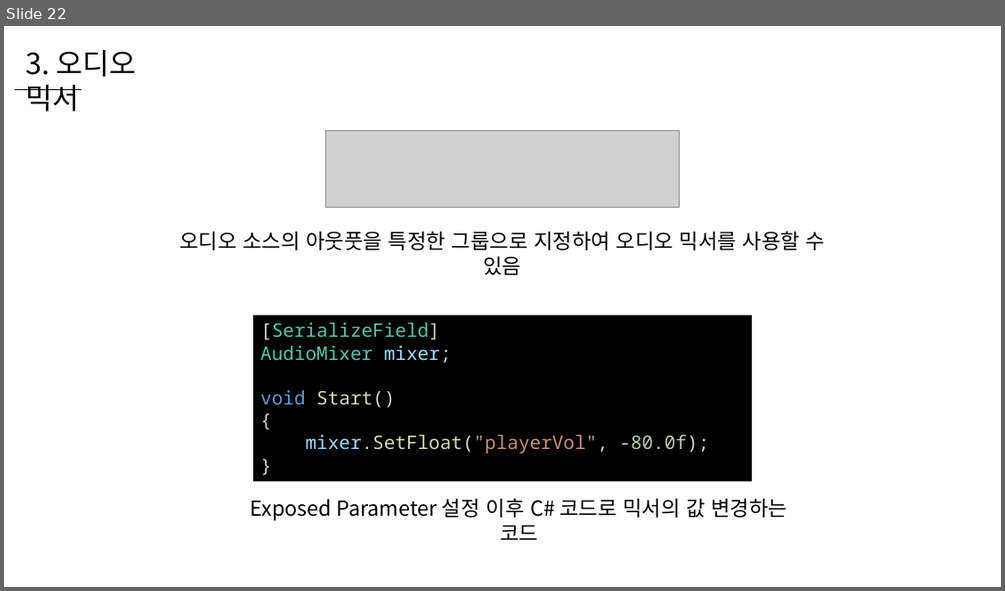
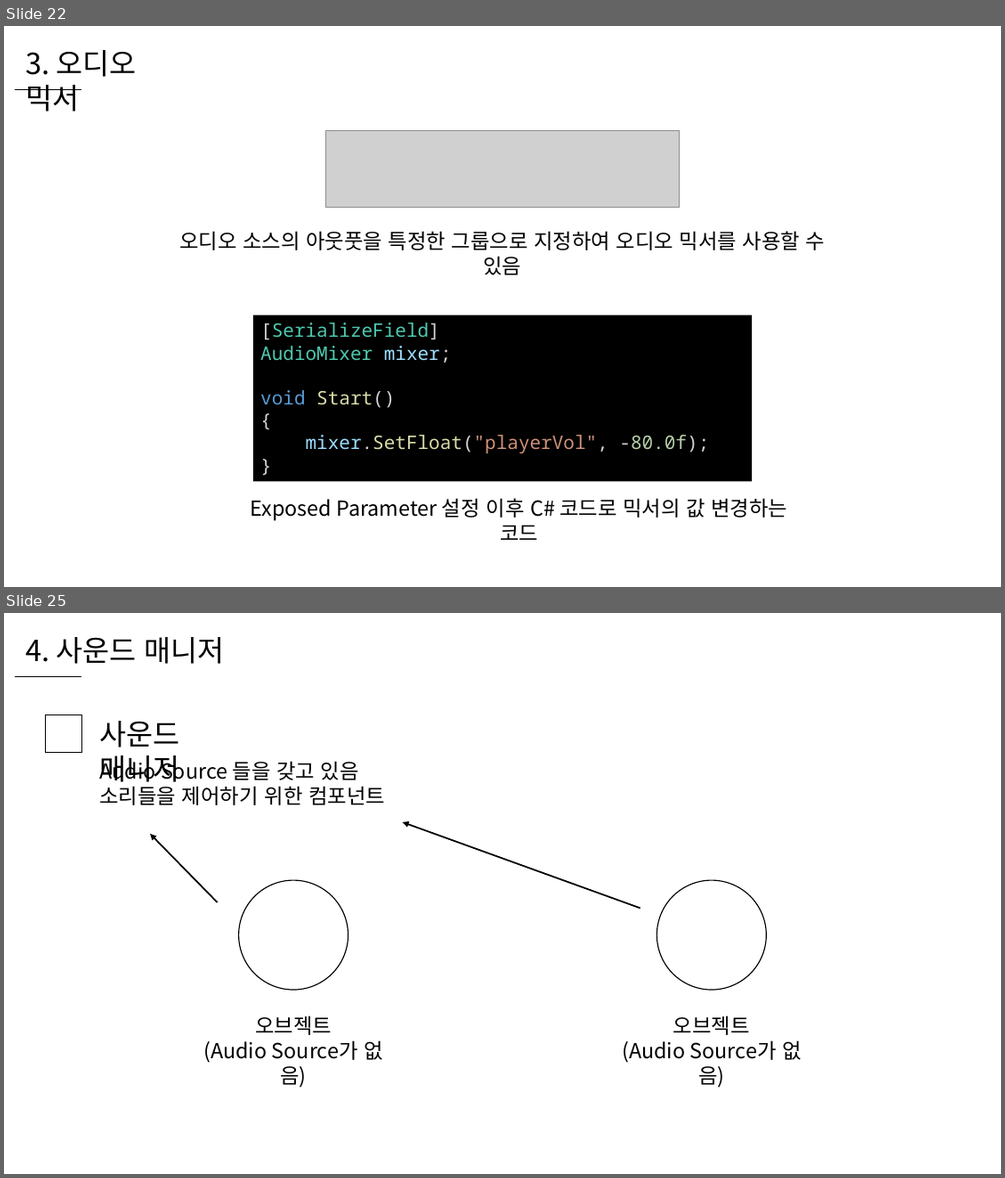
Before and after one commit to WooLyung/2022-Unity-Lecture, a slide deck: 1 - 소리.pptx. Shown one above the other, each under a label of ours: slide 22 before the commit, slides 22 and 25 after it; the slides between them are not shown. The pictures are 1005x591 and 1005x1178 pixels, drawn with LibreOffice and Linux fonts; fonts in the diff are those of the drawing; grey boxes stand for pictures. Boxes give left, top, right and bottom in pixels: in the first picture for what was removed or moved away, otherwise in the second. Text is boxed around its words. In the diff, an @@ line names an element or a change of style, - is before the commit and + after.

```diff
--- a/1 - 소리.pptx
+++ b/1 - 소리.pptx
@@ slide 25 added at (4,613,1001,1174), background #FFFFFF @@
@@ text added at (25,637,225,664), 28 pt, text #000000 @@
+4. 사운드 매니저
@@ line added from (15, 676) to (81, 676), #000000 0.5 pt @@
@@ rectangle added at (45,715,81,752), fill #FFFFFF, outline #000000 1 pt @@
@@ text added at (99,721,179,787), 28 pt, text #000000 @@
+사운드 매니저
@@ text added at (99,758,385,805), 20 pt, text #000000 @@
+Audio Source 들을 갖고 있음
+소리들을 제어하기 위한 컴포넌트
@@ arrow added from (640, 908) to (403, 822), #000000 1.5 pt @@
@@ arrow added from (217, 902) to (150, 834), #000000 1.5 pt @@
@@ ellipse added at (239,880,348,989), fill #FFFFFF, outline #000000 1 pt @@
@@ ellipse added at (657,880,766,989), fill #FFFFFF, outline #000000 1 pt @@
@@ text added at (203,1015,382,1087), 20 pt, text #000000 @@
+오브젝트
+(Audio Source가 없음)
@@ text added at (622,1015,801,1087), 20 pt, text #000000 @@
+오브젝트
+(Audio Source가 없음)
```
Also in this commit, not shown: 3 slides changed, 6 other slides added, 8 other files.
